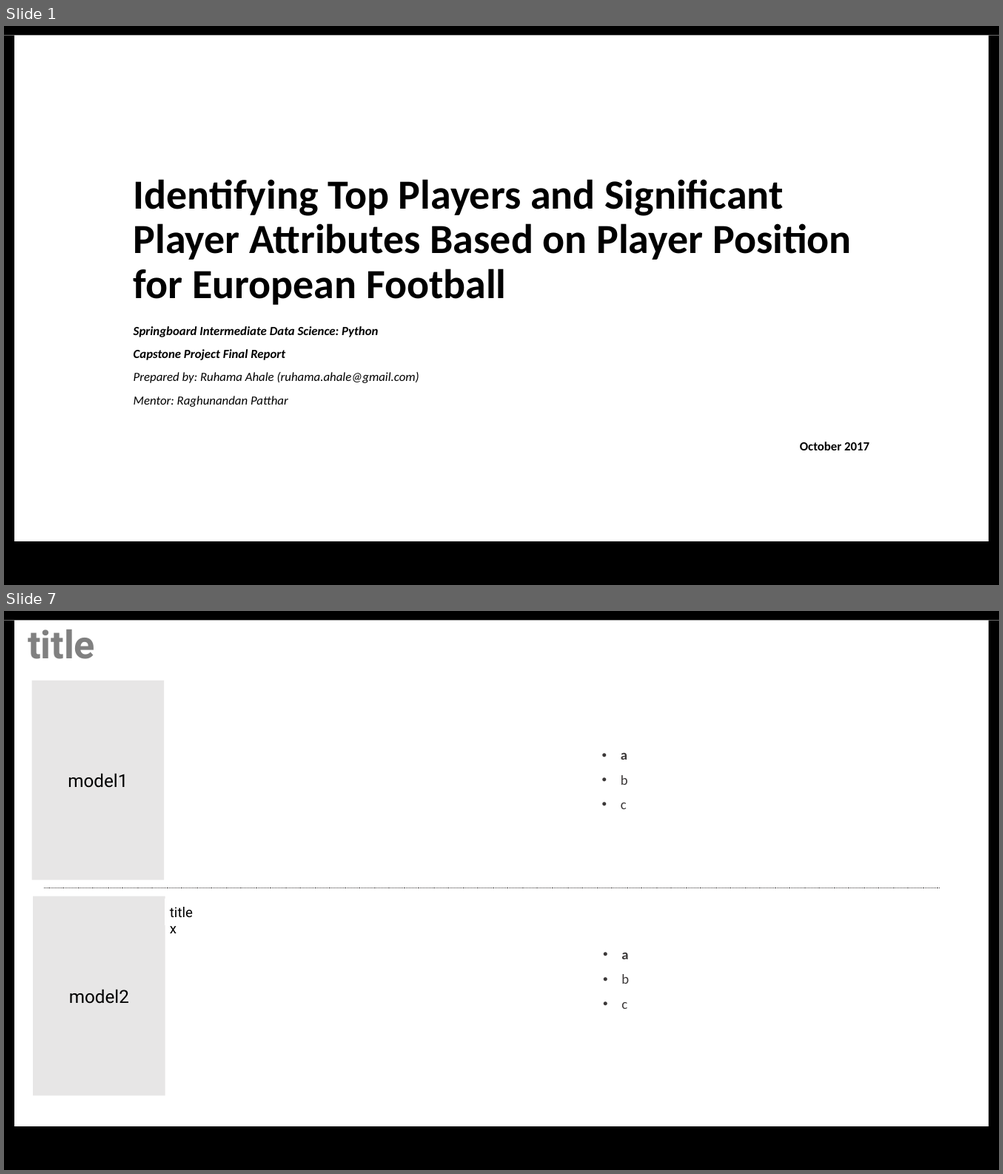
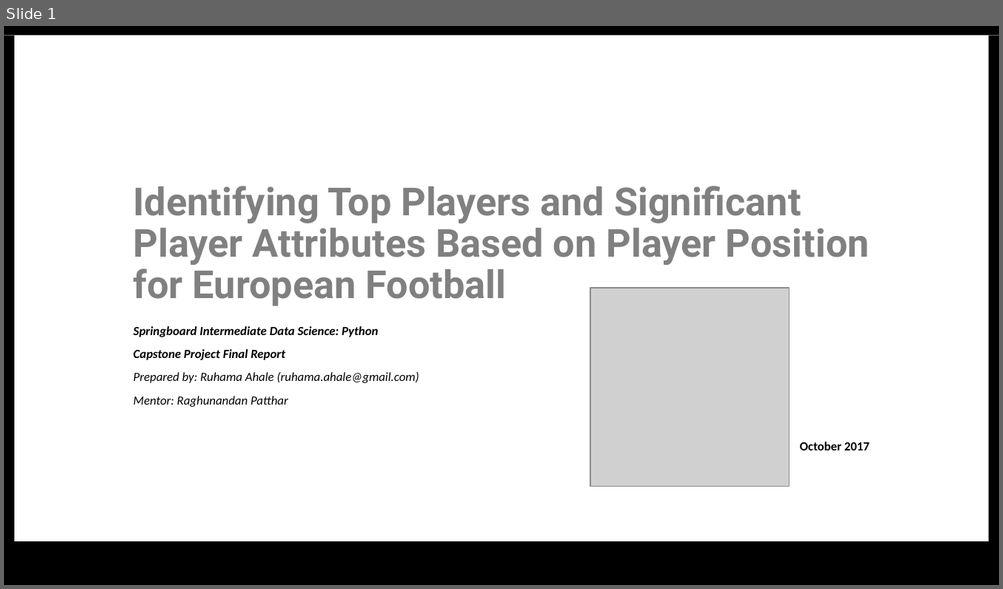
Before and after one commit to ruhama-ahale/soccer_project, a slide deck: Capstone_Final_Report/capstone_project_slide_soccer.pptx. Shown one above the other, each under a label of ours: slides 1 and 7 before the commit, slide 1 after it; the slides between them are not shown. The pictures are 1003x1174 and 1003x589 pixels, drawn with LibreOffice and Linux fonts; fonts in the diff are those of the drawing; grey boxes stand for pictures. Boxes give left, top, right and bottom in pixels: in the first picture for what was removed or moved away, otherwise in the second. Text is boxed around its words. In the diff, an @@ line names an element or a change of style, - is before the commit and + after.

```diff
--- a/Capstone_Final_Report/capstone_project_slide_soccer.pptx
+++ b/Capstone_Final_Report/capstone_project_slide_soccer.pptx
@@ slide 7 removed at (4, 611, 999, 1170), background #FFFFFF; not listed: 4 template elements that a slide beside it also shows @@
@@ text removed at (28, 629, 95, 659) @@
-title
@@ rectangle removed at (32, 681, 164, 880) @@
@@ text removed at (620, 752, 628, 809) @@
-• a
-• b
-• c
@@ text removed at (68, 773, 128, 788) @@
-model1
@@ rectangle removed at (33, 897, 165, 1096) @@
@@ line removed from (44, 889) to (939, 889) @@
@@ text removed at (165, 898, 204, 925) @@
-titlex
@@ text removed at (621, 953, 629, 1009) @@
-• a
-• b
-• c
@@ text removed at (69, 989, 129, 1004) @@
-model2
@@ slide 1 changed as well @@
@@ title "Identifying Top Players and Significant ..." at (134, 186, 869, 306): size 30 to 28 pt, font Calibri to Roboto, text colour #000000 to #808080 @@
@@ picture added at (590, 287, 788, 486) @@
```
Also in this commit, not shown: 4 other slides changed, 22 slides added, 5 other slides removed, 10 other files.
